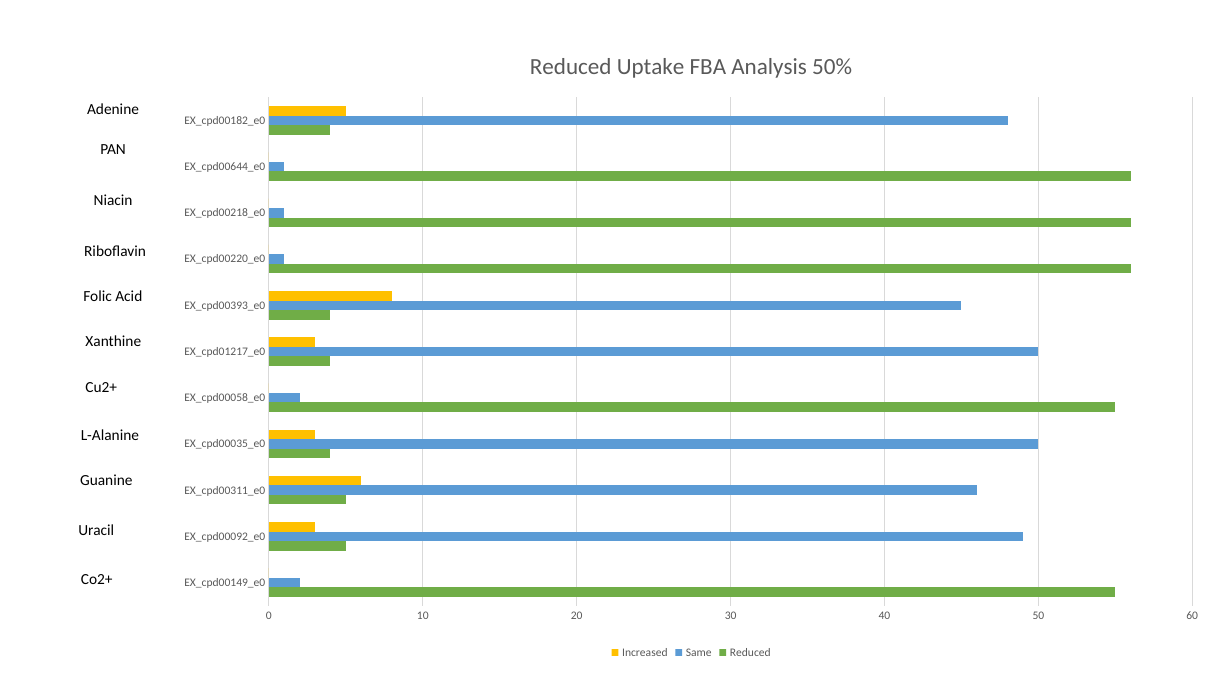
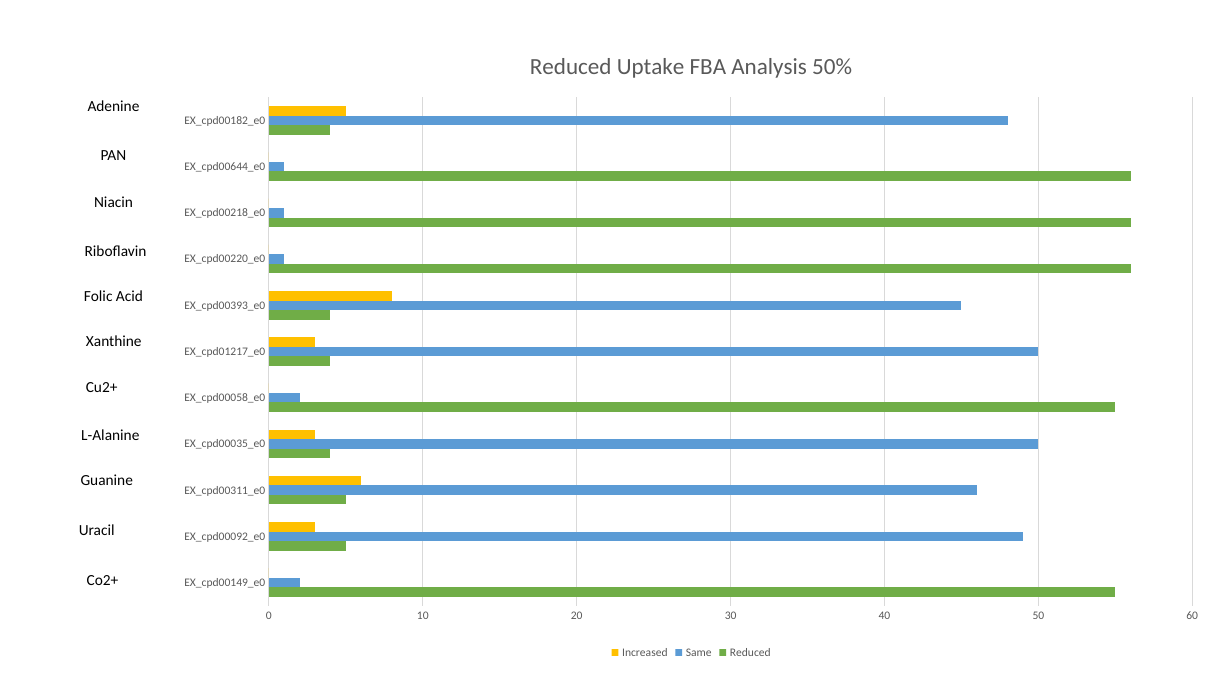
Before and after one commit to ASchatanek/lmurinus_gem, a slide deck: slide 5 of reports/data/November/15112023/15112023.pptx. Drawn at 1232x693 pixels with LibreOffice and Linux fonts; fonts in the diff are those of the drawing. Boxes give left, top, right and bottom in pixels: in the first picture for what was removed or moved away, otherwise in the second. Text is boxed around its words. In the diff, an @@ line names an element or a change of style, - is before the commit and + after.

```diff
--- a/reports/data/November/15112023/15112023.pptx
+++ b/reports/data/November/15112023/15112023.pptx
@@ alignment left to centre in 11 elements at (x1=85, y1=245, x2=147, y2=256), (x1=84, y1=290, x2=143, y2=301), (x1=86, y1=335, x2=142, y2=346), (x1=86, y1=382, x2=118, y2=392), (x1=81, y1=429, x2=139, y2=440), (x1=81, y1=474, x2=133, y2=485), (x1=79, y1=524, x2=115, y2=535), (x1=94, y1=196, x2=133, y2=207), (x1=88, y1=100, x2=140, y2=111), (x1=87, y1=575, x2=119, y2=585), (x1=101, y1=150, x2=127, y2=160) @@
```
Also in this commit, not shown: 1 slide removed, 9 other files.
